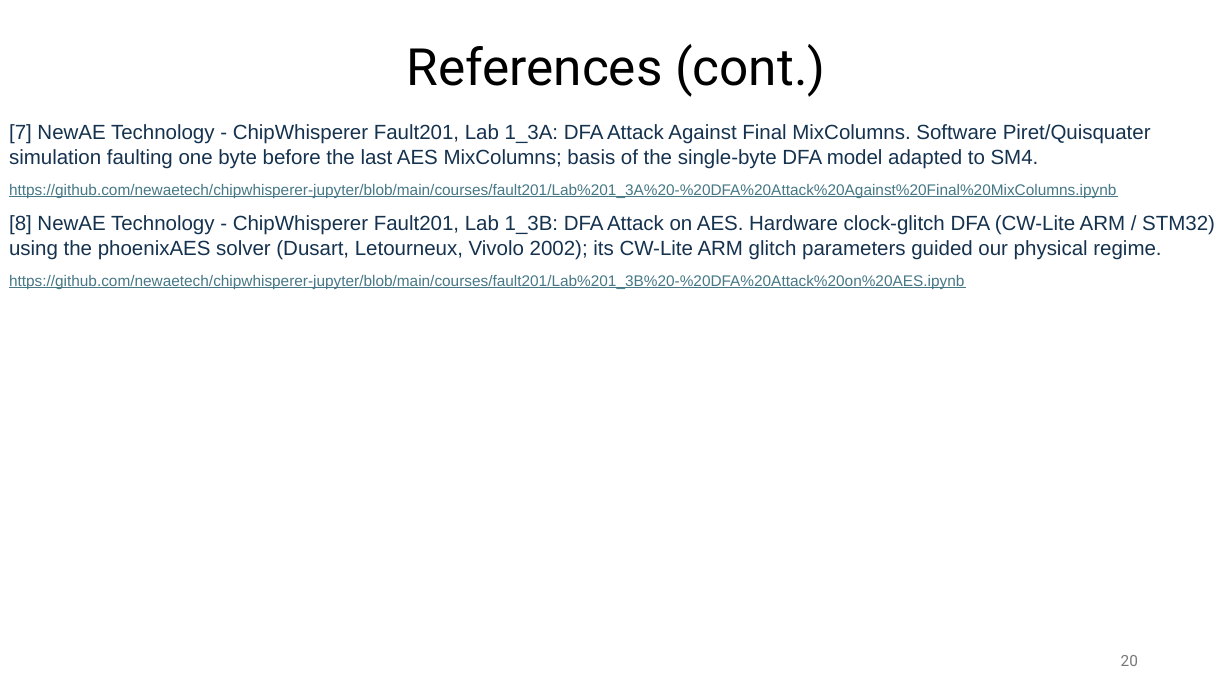
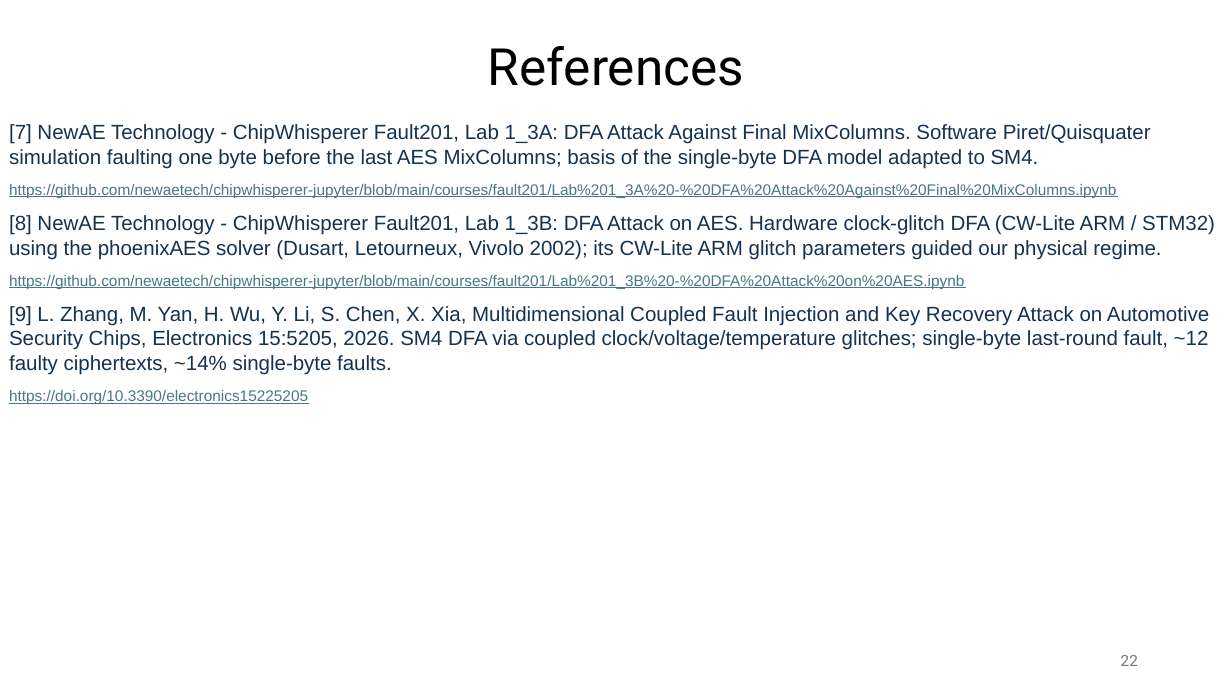
Before and after one commit to Specht1000/PFE-SM4-Fault-Injection, a slide deck: slide 22 of docs/Apresentation_PFE.pptx (slide 20 before the commit). Drawn at 1232x693 pixels with LibreOffice and Linux fonts; fonts in the diff are those of the drawing. Boxes give left, top, right and bottom in pixels: in the first picture for what was removed or moved away, otherwise in the second. Text is boxed around its words. In the diff, an @@ line names an element or a change of style, - is before the commit and + after.

```diff
--- a/docs/Apresentation_PFE.pptx
+++ b/docs/Apresentation_PFE.pptx
@@ text at [488, 46, 744, 86]: text changed @@
-References (cont.)
+References
@@ text at [9, 306, 1209, 404]: paragraphs added @@
+[9] L. Zhang, M. Yan, H. Wu, Y. Li, S. Chen, X. Xia, Multidimensional Coupled Fault Injection and Key Recovery Attack on Automotive Security Chips, Electronics 15:5205, 2026. SM4 DFA via coupled clock/voltage/temperature glitches; single-byte last-round fault, ~12 faulty ciphertexts, ~14% single-byte faults.
+https://doi.org/10.3390/electronics15225205
@@ page number at [1121, 655, 1138, 666]: text changed @@
-20
+22
```
Also in this commit, not shown: 2 slides added, 24 other files.
